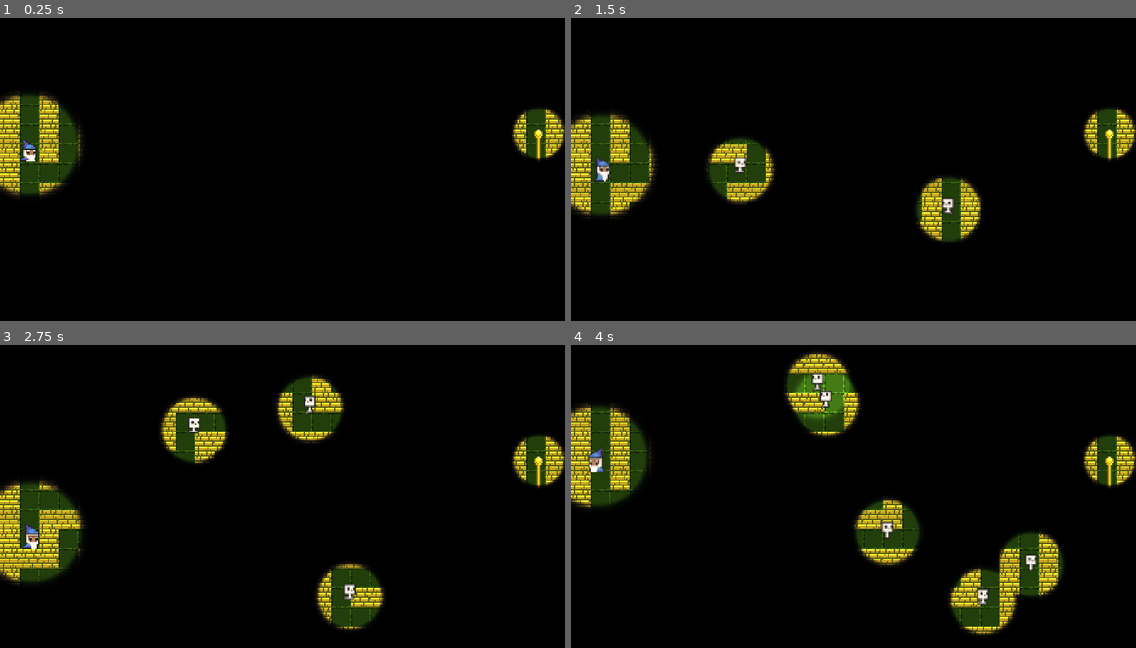
Above: before the commit, frames 1-4 (two rows, left to right).
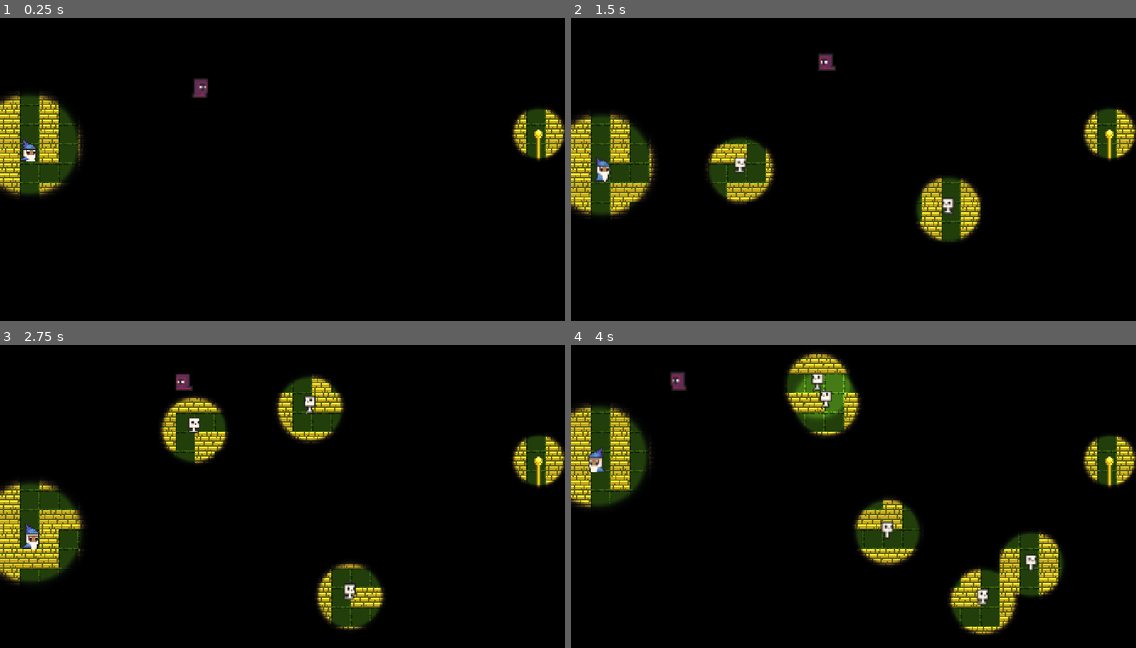
Above: after the commit, the same moments.

Repository: Irtiaz/Lumos
Game: Godot game, scene res://World/world.tscn
The game is run twice, just before and just after one commit, with the same random seed, the same clock (stepped at 60 frames per second) and the same inputs. This scene is started directly instead of the project's main scene.
Inputs (mouse positions are in pixels of both pictures, inside the frame that each line leads up to):
- Up to frame 1 (0.25 s): no input
- Up to frame 2 (1.5 s): move the mouse to (977, 151) at 0.52 s; hold D (move_right) 0.53-1.28 s; click (977, 151) at 0.6 s; move the mouse to (740, 181) at 1.27 s; hold S (move_down) from 1.28 s (still down); click (740, 181) at 1.35 s
- Up to frame 3 (2.75 s): move the mouse to (339, 423) at 2.02 s; release S (move_down) at 2.03 s; hold D (move_right) from 2.03 s (still down); click (339, 423) at 2.1 s
- Up to frame 4 (4 s): move the mouse to (825, 557) at 2.77 s; release D (move_right) at 2.78 s; hold W (move_up) 2.78-3.53 s; click (825, 557) at 2.85 s; move the mouse to (1023, 541) at 3.52 s; hold A (move_left) from 3.53 s (still down); click (1023, 541) at 3.6 s

The runs differ from the first frame. In frame 1, 0.2% of the frame differs, in the area x 34-37%, y 19-27%; in frame 2, 0.2%; in frame 3, 0.2%; in frame 4, 0.2%, in the area x 17-74%, y 9-81%.

Commit message:
Skelephotons die after chasing start location

Diff:
--- a/Enemy/enemy.tscn
+++ b/Enemy/enemy.tscn
@@ -1,13 +1,10 @@
-[gd_scene load_steps=9 format=3 uid="uid://djh8gmmh27tqc"]
+[gd_scene load_steps=8 format=3 uid="uid://djh8gmmh27tqc"]
 
 [ext_resource type="Script" path="res://Enemy/enemy.gd" id="1_pr8u4"]
 [ext_resource type="Texture2D" uid="uid://g6pe6qa3qdnp" path="res://Enemy/necromancer_anim_f0.png" id="2_ul5g6"]
 [ext_resource type="Texture2D" uid="uid://dt0xjavmfx771" path="res://Enemy/necromancer_anim_f1.png" id="3_632pf"]
 [ext_resource type="Texture2D" uid="uid://bkhdlwq6sqxrc" path="res://Enemy/necromancer_anim_f2.png" id="4_l2qqq"]
 [ext_resource type="Texture2D" uid="uid://qoctfwchbbfs" path="res://Enemy/necromancer_anim_f3.png" id="5_2rchr"]
-
-[sub_resource type="CanvasItemMaterial" id="CanvasItemMaterial_jvebk"]
-light_mode = 2
 
 [sub_resource type="SpriteFrames" id="SpriteFrames_hoq2r"]
 animations = [{
@@ -39,7 +36,6 @@
 SPEED = 300.0
 
 [node name="AnimatedSprite2D" type="AnimatedSprite2D" parent="."]
-material = SubResource("CanvasItemMaterial_jvebk")
 sprite_frames = SubResource("SpriteFrames_hoq2r")
 autoplay = "default"
 
--- a/World/world.gd
+++ b/World/world.gd
@@ -19,6 +19,7 @@
 
 		var skelephoton = skelephotonScene.instantiate()
 		skelephoton.player = $Player
+		skelephoton.target = $Player.global_position
 		skelephoton.position = tilemap.map_to_local(safe_coord)
 		add_child(skelephoton)
 
--- a/skelephoton/skelephoton.gd
+++ b/skelephoton/skelephoton.gd
@@ -3,14 +3,17 @@
 @export var SPEED: float = 3000
 @export var player: CharacterBody2D
 @onready var nav_agent := $CollisionShape2D.get_node('NavigationAgent2D') as NavigationAgent2D
+@export var target: Vector2;
 
 func _ready() -> void:
-	nav_agent.target_position = player.global_position
+	nav_agent.target_position = target
 	#nav_agent.target_position = get_global_mouse_position()
 
 func _process(delta: float) -> void:
-	nav_agent.target_position = player.global_position
 	$AnimatedSprite2D.flip_h = velocity.x < 0
+
+	if nav_agent.distance_to_target() < 5:
+		queue_free()
 
 func _physics_process(delta: float) -> void:
 	var dir = to_local(nav_agent.get_next_path_position()) - to_local($CollisionShape2D.global_position)
